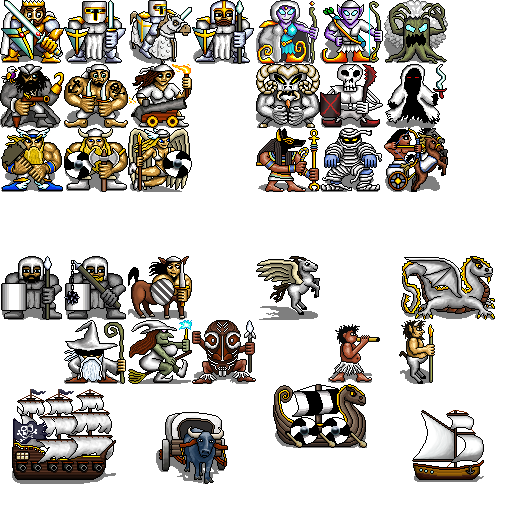
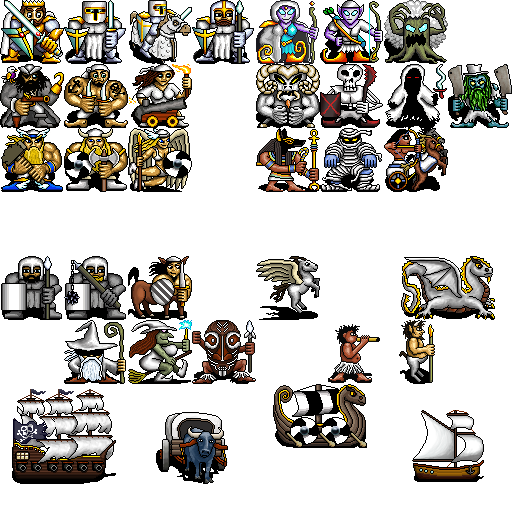
Layered file, before and after one edit (512×512). Changes by layer:
painted on "Colour" over [459, 65, 501, 123]
painted on "Detail" over [310, 64, 512, 274]
"Shadow": opacity 50% → 100%, painted on it over [0, 29, 500, 484]
